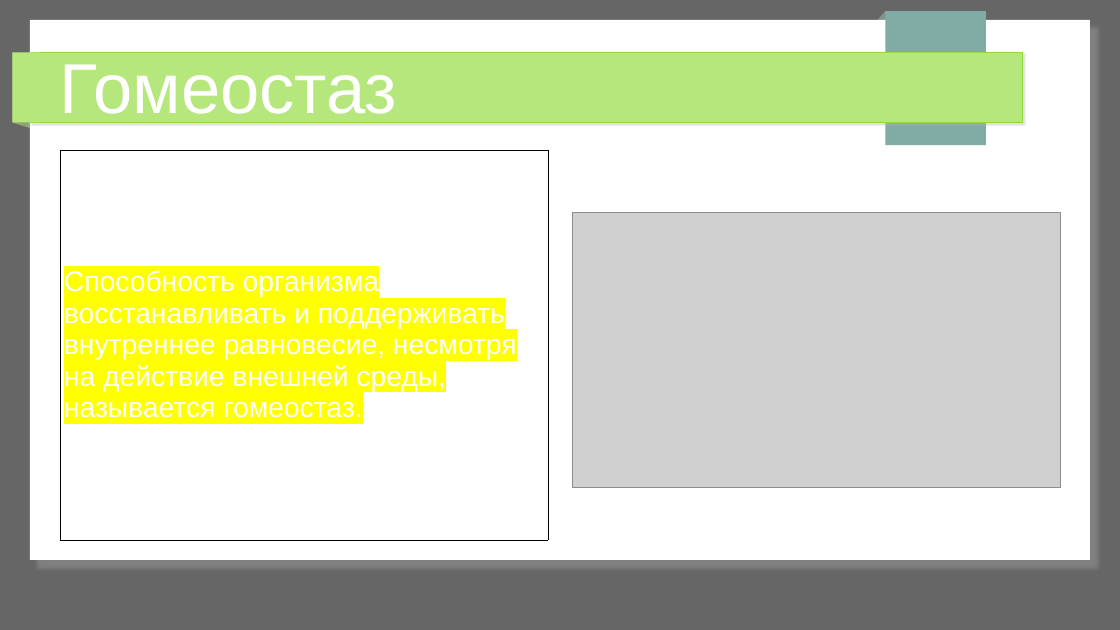
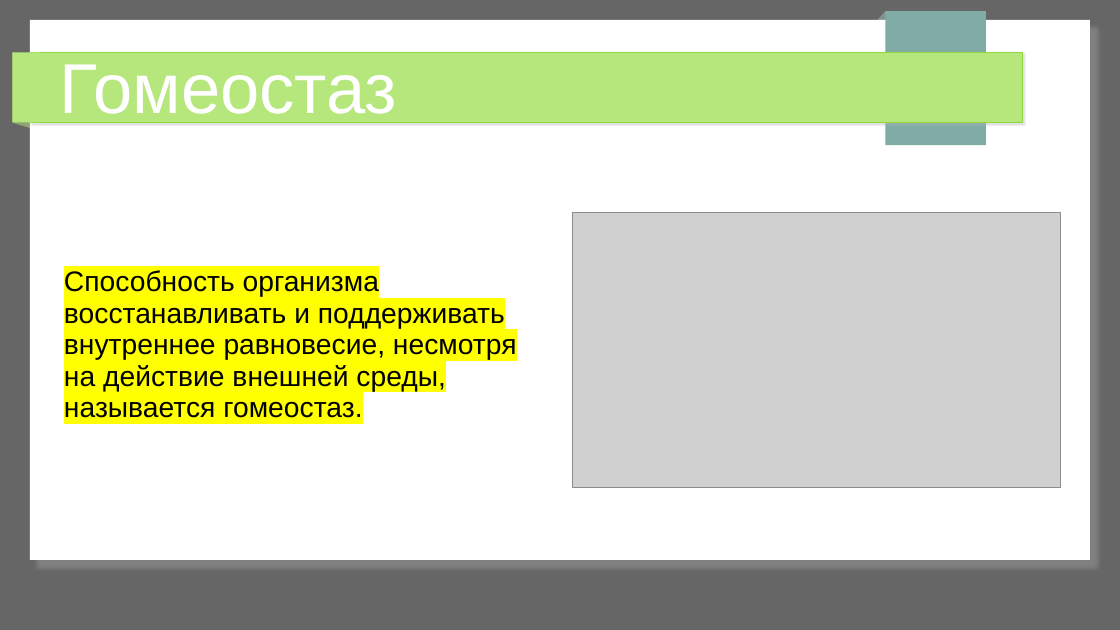
Before and after one commit to Chularev/articles, a slide deck: slide 1 of Psychology/гомеастаз.odp. Drawn at 1120x630 pixels with LibreOffice and Linux fonts; fonts in the diff are those of the drawing; grey boxes stand for pictures. Boxes give left, top, right and bottom in pixels: in the first picture for what was removed or moved away, otherwise in the second. Text is boxed around its words. In the diff, an @@ line names an element or a change of style, - is before the commit and + after.

Commit message:
tmp

```diff
--- a/Psychology/гомеастаз.odp
+++ b/Psychology/гомеастаз.odp
@@ table at <box>60,150,548,541</box> @@
@@ fill none to #FFFFFF in row 1, column 1 @@
@@ text colour #FFFFFF to #000000 @@
@@ borders changed @@
```
